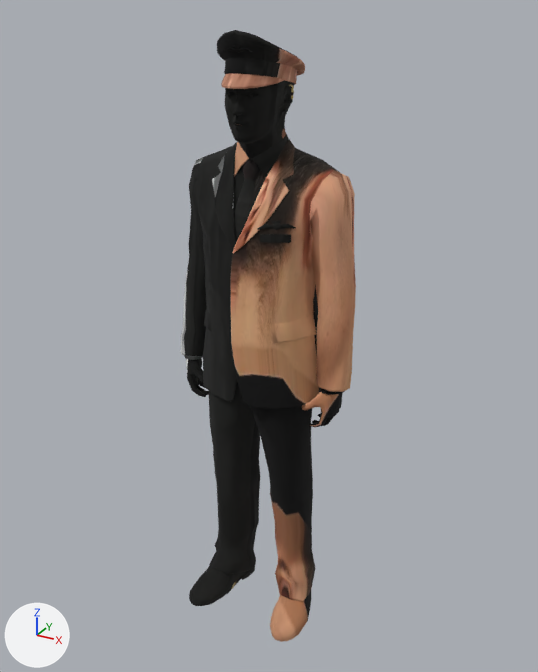
What one commit did to the glTF model public/models/people/pilot-m01.glb.
Camera for both pictures: a camera (50 mm lens) standing at (1.016, -1.777, 0.884) and looking at (0.015, 0.042, -0.025). The axes (+X, +Y, +Z) are drawn at lower left. The lights are the same throughout. The first picture is the older version. Objects named as collision shapes, trigger or cutter boxes, shadow casters or lower levels of detail are left out. Vertices at exactly the same position are counted once.

The first picture shows 'lod0'.
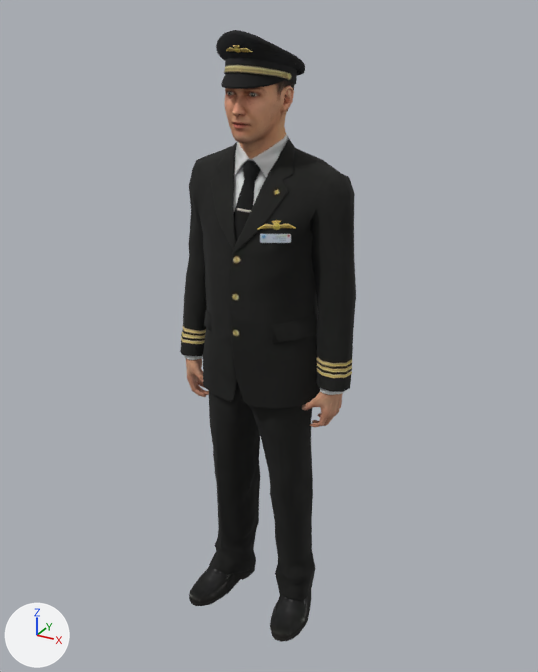
Where the change shows, as pixel boxes [x1, y1, x2, y2] in the pictures (538 x 672 px):
```json
{"part": 1, "of": "me_lod0", "change": "built on", "before": [188, 46, 342, 422], "after": [186, 30, 356, 427]}
{"part": 2, "of": "me_lod0", "change": "reshaped", "after": [193, 568, 311, 632]}
{"part": 3, "of": "me_lod0", "change": "surface changed", "before": [180, 44, 356, 642], "after": [180, 44, 356, 642], "on screen": "brown to black"}
```

Scene script edits in JSON lines:
```json
{"block": "me_lod0", "where": "# used by ob_lod0; location = (0.0, 0.0, 0.0)"}
{"op": "remove", "block": "me_lod0", "code": "me_lod0.from_pydata(...)  # 2518 vertices, 4999 faces; spans x -0.29..0.29, y -0.17..0.18, z -1.0..0.84"}
{"op": "add", "block": "me_lod0", "code": "me_lod0.from_pydata(...)  # 3860 vertices, 7664 faces; spans x -0.29..0.29, y -0.17..0.18, z -1.0..0.84"}
{"block": "me_lod0", "change": "me_lod0 part 1: 110 vertices moved within x -0.26..0.26, y -0.11..0.05, z -0.26..0.8; 1300 vertices added at x -0.28..0.28, y -0.12..0.14, z -0.27..0.84"}
{"block": "me_lod0", "change": "me_lod0 part 2: 2 vertices moved within x 0.06, y 0.07, z -0.95; 41 vertices added at x -0.21..0.21, y -0.15..0.1, z -1.0..-0.94"}
{"block": "me_lod0", "change": "me_lod0 part 3: 2677 kept faces spanning x -0.29..0.29, y -0.17..0.18, z -1.0..0.83 get new texture (UV) coordinates"}
{"block": "me_lod0", "change": "other edits to the shape of me_lod0 do not show in these pictures"}
```
